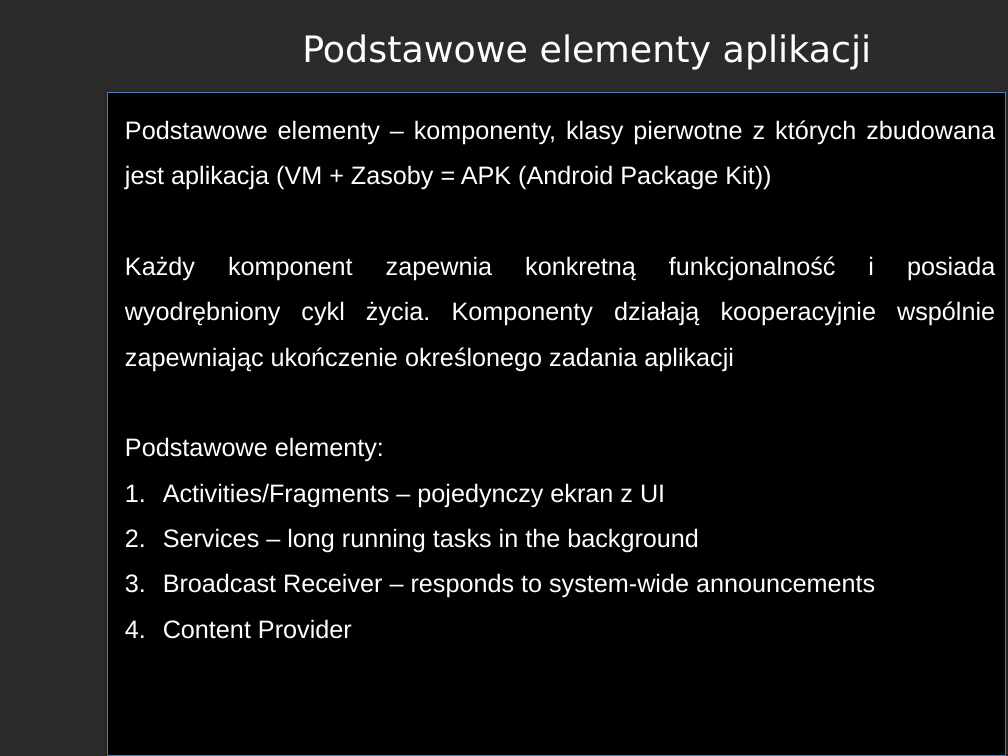
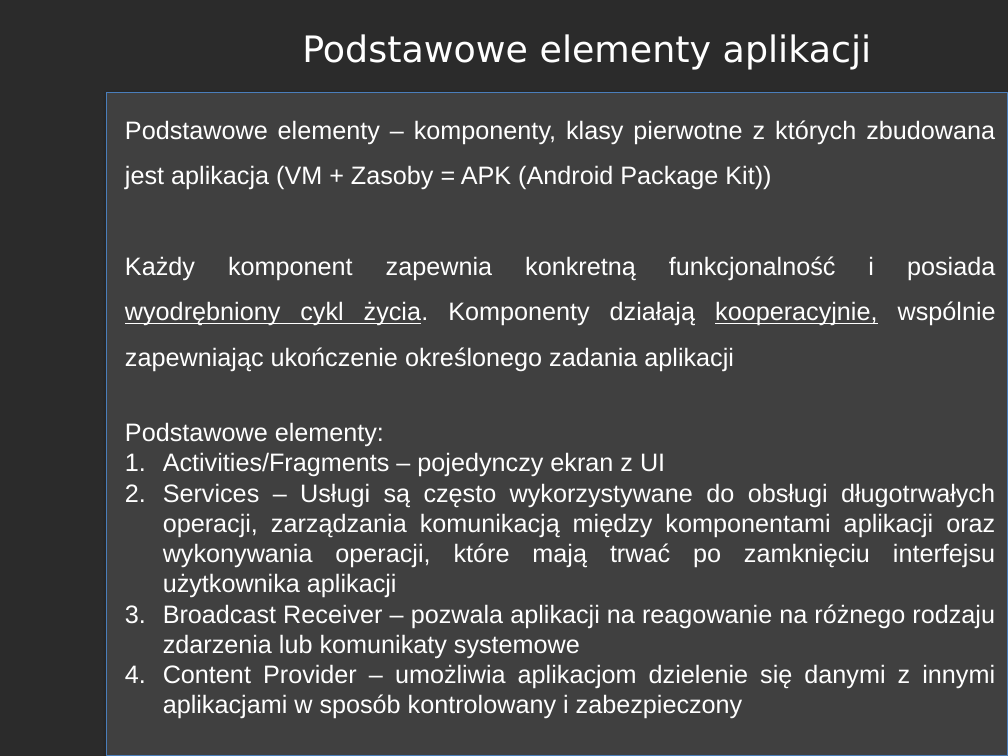
Before and after one commit to RafLew84/PUM, a slide deck: slide 2 of 2023-2024/Wyk/Wyklad1.pptx (slide 3 before the commit). Drawn at 1008x756 pixels with LibreOffice and Linux fonts; fonts in the diff are those of the drawing; background and template pictures are left out; a plain dark background stands for a picture behind light text. Boxes give left, top, right and bottom in pixels: in the first picture for what was removed or moved away, otherwise in the second. Text is boxed around its words. In the diff, an @@ line names an element or a change of style, - is before the commit and + after.

```diff
--- a/2023-2024/Wyk/Wyklad1.pptx
+++ b/2023-2024/Wyk/Wyklad1.pptx
@@ rectangle at (107, 93, 1008, 756): fill #000000 to #404040 @@
@@ text at (125, 256, 996, 371): text changed @@
-Każdy komponent zapewnia konkretną funkcjonalność i posiada wyodrębniony cykl życia. Komponenty działają kooperacyjnie wspólnie zapewniając ukończenie określonego zadania aplikacji
+Każdy komponent zapewnia konkretną funkcjonalność i posiada wyodrębniony cykl życia. Komponenty działają kooperacyjnie, wspólnie zapewniając ukończenie określonego zadania aplikacji
@@ text at (125, 422, 665, 477): line spacing 1.5 to 1 @@
@@ text at (163, 483, 995, 719): text changed @@
-2. Services – long running tasks in the background
-3. Broadcast Receiver – responds to system-wide announcements
-4. Content Provider
+2. Services – Usługi są często wykorzystywane do obsługi długotrwałych operacji, zarządzania komunikacją między komponentami aplikacji oraz wykonywania operacji, które mają trwać po zamknięciu interfejsu użytkownika aplikacji
+3. Broadcast Receiver – pozwala aplikacji na reagowanie na różnego rodzaju zdarzenia lub komunikaty systemowe
+4. Content Provider – umożliwia aplikacjom dzielenie się danymi z innymi aplikacjami w sposób kontrolowany i zabezpieczony
```
Also in this commit, not shown: 14 other slides changed, 7 slides added, 6 slides removed.
